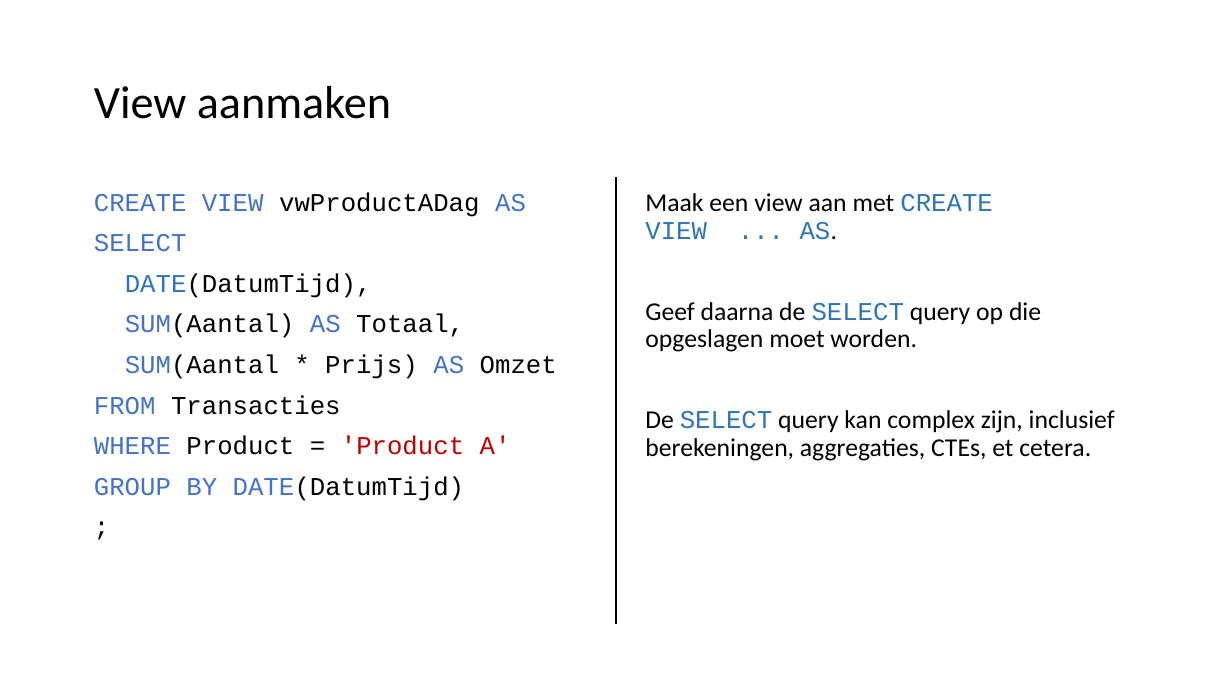
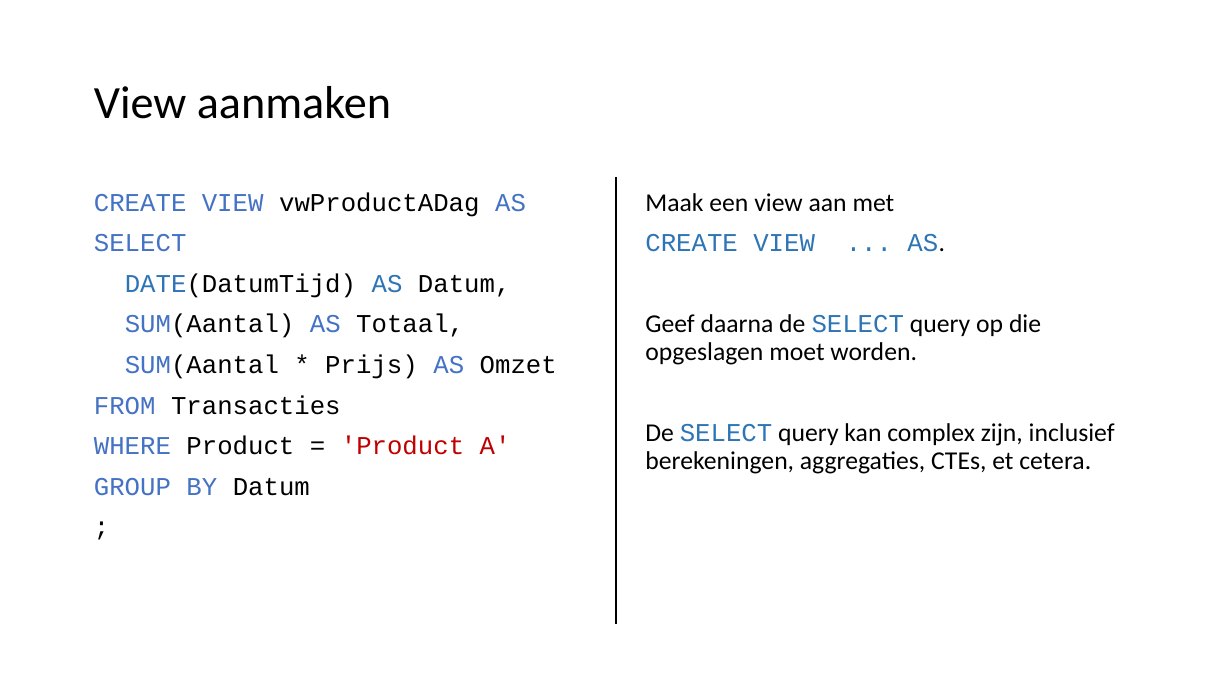
Before and after one commit to LFKoning/knowledge-sharing, a slide deck: slide 48 of sql_course_2p/2_database_design/2_database_design.pptx. Drawn at 1232x693 pixels with LibreOffice and Linux fonts; fonts in the diff are those of the drawing. Boxes give left, top, right and bottom in pixels: in the first picture for what was removed or moved away, otherwise in the second. Text is boxed around its words. In the diff, an @@ line names an element or a change of style, - is before the commit and + after.

```diff
--- a/sql_course_2p/2_database_design/2_database_design.pptx
+++ b/sql_course_2p/2_database_design/2_database_design.pptx
@@ text at (x1=645, y1=193, x2=945, y2=252): text changed @@
-Maak een view aan met CREATE VIEW ... AS.
+Maak een view aan met
+CREATE VIEW ... AS.
@@ text at (x1=125, y1=273, x2=510, y2=298): text changed @@
-DATE(DatumTijd),
+DATE(DatumTijd) AS Datum,
@@ text at (x1=94, y1=478, x2=310, y2=496): text changed @@
-GROUP BY DATE(DatumTijd)
+GROUP BY Datum
```
Also in this commit, not shown: 22 other slides changed, 1 slide added, 1 slide removed, 13 other files.
